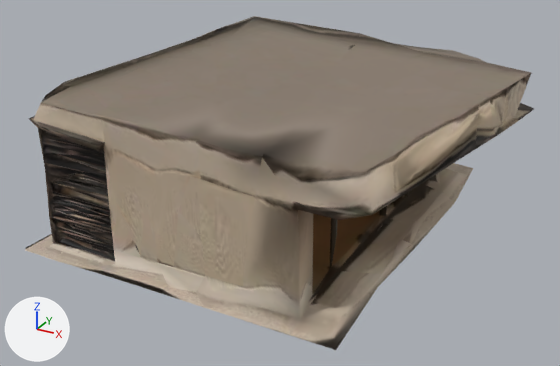
A saved change to the glTF model projects/new-thumamah/assets/models/grocery.glb.
The view is the same before and after, from a 50 mm lens placed at (0.799, -1.596, 0.665), pointed at (-0.041, -0.068, -0.099). The axes (+X, +Y, +Z) are drawn at lower left. The lights are the same throughout. The picture after the commit comes second. Vertices at exactly the same position are counted once.

In view in the first picture: 'tripo_node_57da4709-1e7f-4f6c-8628-aeecd4d9f29b'.
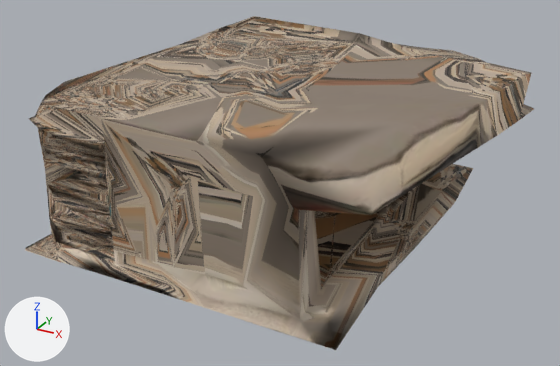
Where the change shows, as pixel boxes [x1, y1, x2, y2] in the pictures (560 x 366 px):
part 1 of me_tripo_mesh_57da4709_1e7f_4f6c_8628_aeecd4d9f29b, deleted (brown)
    before: [38, 28, 534, 350]
part 2 of me_tripo_mesh_57da4709_1e7f_4f6c_8628_aeecd4d9f29b, deleted (brown)
    before: [439, 163, 473, 203]
part 3 of me_tripo_mesh_57da4709_1e7f_4f6c_8628_aeecd4d9f29b, surface changed
    both: [25, 16, 532, 345]

Edits to the bpy script that builds the scene:
```text
Change me_tripo_mesh_57da4709_1e7f_4f6c_8628_aeecd4d9f29b:
    used by ob_tripo_node_57da4709_1e7f_4f6c_8628_aeecd4d9f29b; location = (0.0, 0.0, 0.0)
    remove me_tripo_mesh_57da4709_1e7f_4f6c_8628_aeecd4d9f29b.from_pydata(...)  # 3697 vertices, 9681 faces; spans x -0.48..0.481, y -0.5..0.499, z -0.196..0.18
    add me_tripo_mesh_57da4709_1e7f_4f6c_8628_aeecd4d9f29b.from_pydata(...)  # 2326 vertices, 6313 faces; spans x -0.48..0.481, y -0.5..0.499, z -0.196..0.18
    me_tripo_mesh_57da4709_1e7f_4f6c_8628_aeecd4d9f29b part 1: 1368 vertices removed from x -0.428..0.452, y -0.485..0.499, z -0.196..0.174
    me_tripo_mesh_57da4709_1e7f_4f6c_8628_aeecd4d9f29b part 2: 3 vertices removed from x 0.133..0.293, y 0.411..0.489, z -0.189..-0.187
    me_tripo_mesh_57da4709_1e7f_4f6c_8628_aeecd4d9f29b part 3: 2879 kept faces spanning x -0.48..0.481, y -0.5..0.499, z -0.196..0.18 get new texture (UV) coordinates
```
